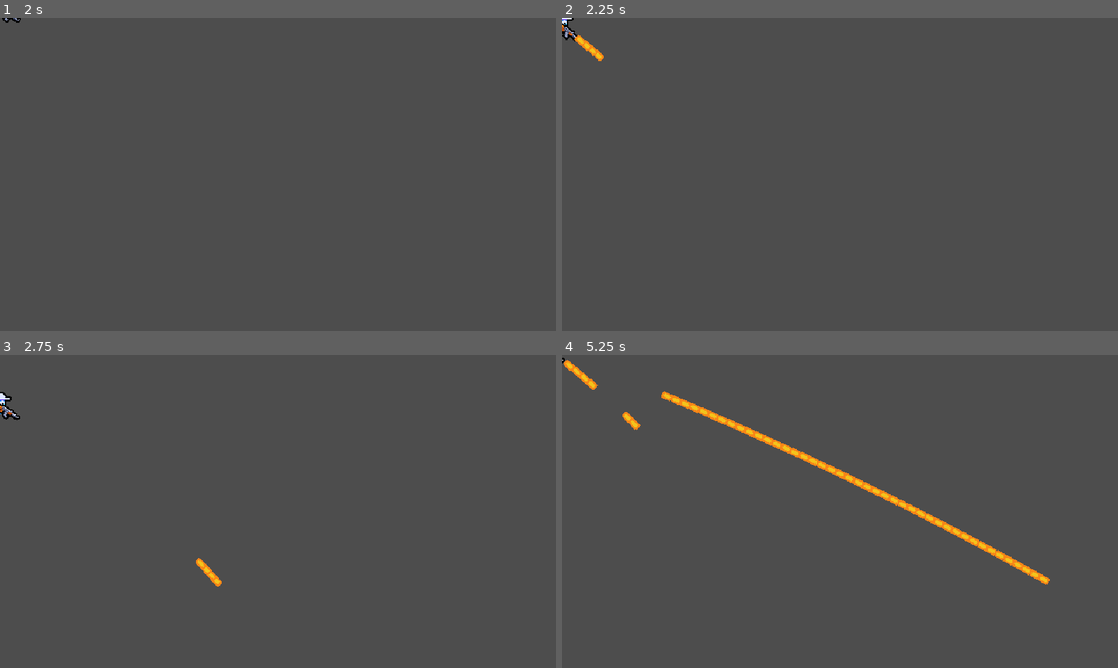
Above: before the commit, frames 1-4 (two rows, left to right).
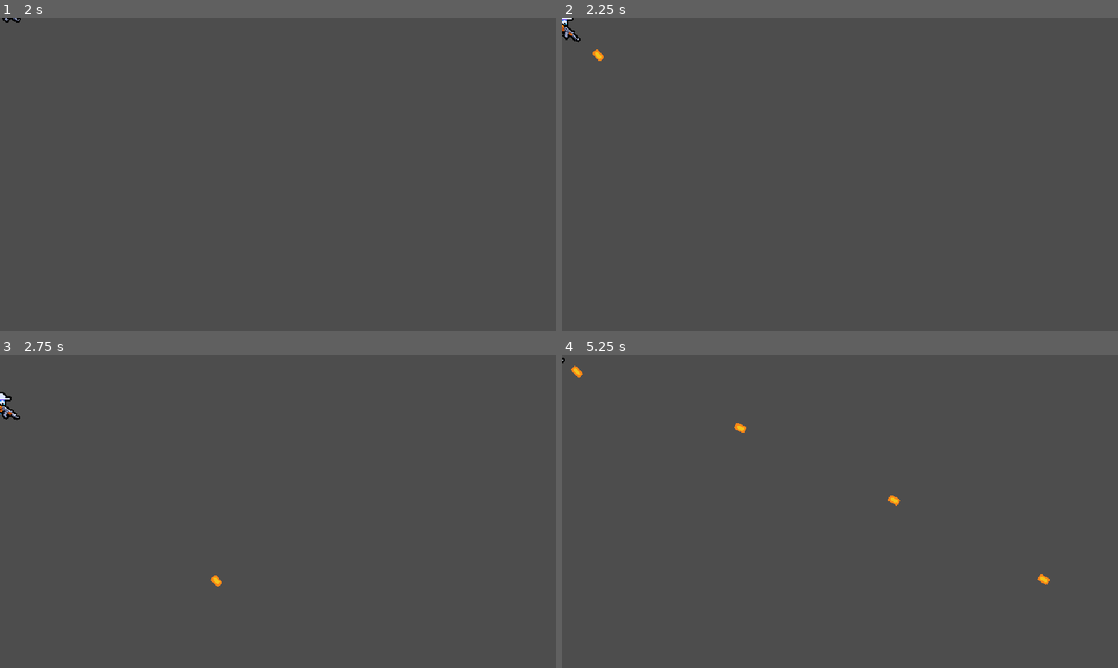
Above: after the commit, the same moments.

Repository: VictorPrazeres/2DMultiplayer
Game: Godot game, scene res://ui/main_menu/main_menu.tscn
The game is run twice, just before and just after one commit, with the same random seed, the same clock (stepped at 60 frames per second) and the same inputs.
Inputs (mouse positions are in pixels of both pictures, inside the frame that each line leads up to):
- Up to frame 1 (2 s): tap Enter at 0.5 s; move the mouse to (400, 158) at 0.52 s; press the mouse at (400, 158) at 0.53 s; hold D (move_right) 0.53-1.25 s; release the mouse at (400, 158) at 1.25 s; click "Host" at 1.25 s
- Up to frame 2 (2.25 s): tap Space at 2 s; move the mouse to (728, 190) at 2.02 s; hold S (move_down) from 2.03 s (still down); click (728, 190) at 2.1 s
- Up to frame 3 (2.75 s): keep holding S (move_down)
- Up to frame 4 (5.25 s): move the mouse to (895, 442) at 2.77 s; release S (move_down) at 2.78 s; press the mouse at (895, 442) at 2.78 s; hold D (move_right) 2.78-3.53 s; move the mouse to (812, 574) at 3.52 s; release the mouse at (812, 574) at 3.53 s; hold W (move_up) 3.53-4.28 s; click (812, 574) at 3.6 s; move the mouse to (1006, 558) at 4.27 s; press the mouse at (1006, 558) at 4.28 s; hold A (move_left) from 4.28 s (still down); move the mouse to (673, 464) at 5.02 s; release the mouse at (673, 464) at 5.03 s; click (673, 464) at 5.1 s

Frame 1 is identical in both runs. In frame 2, 0.1% of the frame differs, in the area x 2-7%, y 5-13%; in frame 3, 0.1%; in frame 4, 1.8%, in the area x 0-87%, y 1-72%.

Commit message:
feat(weapon): implement bullet firing cooldown
Add a cooldown mechanism to limit the rate of bullet instantiation,
preventing continuous firing on every frame and setting a controlled fire rate.

Diff:
--- a/entities/player/player.gd
+++ b/entities/player/player.gd
@@ -5,6 +5,7 @@
 
 @onready var player_input_synchronizer_component: PlayerInputSynchronizerComponent = $PlayerInputSynchronizerComponent
 @onready var weapon_root: Node2D = $WeaponRoot
+@onready var fire_rate_timer: Timer = $FireRateTimer
 
 
 func _ready() -> void:
@@ -19,11 +20,14 @@
 		velocity = player_input_synchronizer_component.movement_vector * 100
 		move_and_slide()
 		if player_input_synchronizer_component.is_attack_pressed:
-			create_bullet()
+			try_create_bullet()
 
 
-func create_bullet():
+func try_create_bullet():
+	if !fire_rate_timer.is_stopped():
+		return
 	var bullet = bullet_scene.instantiate() as Bullet
 	bullet.global_position = weapon_root.global_position
 	bullet.start(player_input_synchronizer_component.aim_vector)
 	get_parent().add_child(bullet, true)
+	fire_rate_timer.start()
--- a/entities/player/player.tscn
+++ b/entities/player/player.tscn
@@ -22,6 +22,10 @@
 [node name="MultiplayerSynchronizer" type="MultiplayerSynchronizer" parent="."]
 replication_config = SubResource("SceneReplicationConfig_abrql")
 
+[node name="FireRateTimer" type="Timer" parent="."]
+wait_time = 0.25
+one_shot = true
+
 [node name="Texture" type="Sprite2D" parent="."]
 texture = ExtResource("3_sglur")
 centered = false
--- a/game_object/bullet/bullet.gd
+++ b/game_object/bullet/bullet.gd
@@ -3,6 +3,12 @@
 const SPEED: int = 600
 
 var direction: Vector2
+
+@onready var life_timer: Timer = $LifeTimer
+
+
+func _ready() -> void:
+	life_timer.timeout.connect(_on_life_timer_timeout)
 
 
 func _process(delta: float) -> void:
@@ -12,3 +18,8 @@
 func start(_direction: Vector2):
 	self.direction = _direction
 	rotation = _direction.angle()
+
+
+func _on_life_timer_timeout():
+	if is_multiplayer_authority():
+		queue_free()
--- a/game_object/bullet/bullet.tscn
+++ b/game_object/bullet/bullet.tscn
@@ -20,5 +20,10 @@
 [node name="MultiplayerSynchronizer" type="MultiplayerSynchronizer" parent="."]
 replication_config = SubResource("SceneReplicationConfig_1wu1k")
 
+[node name="LifeTimer" type="Timer" parent="."]
+wait_time = 2.0
+one_shot = true
+autostart = true
+
 [node name="Texture" type="Sprite2D" parent="."]
 texture = ExtResource("1_j5myr")
